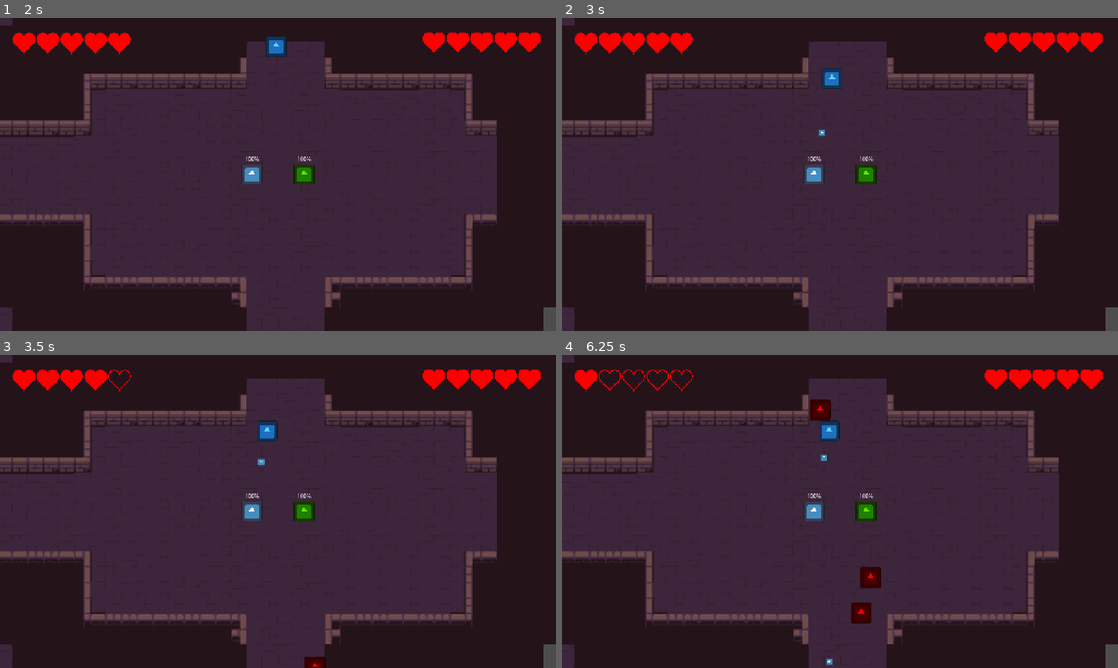
Above: before the commit, frames 1-4 (two rows, left to right).
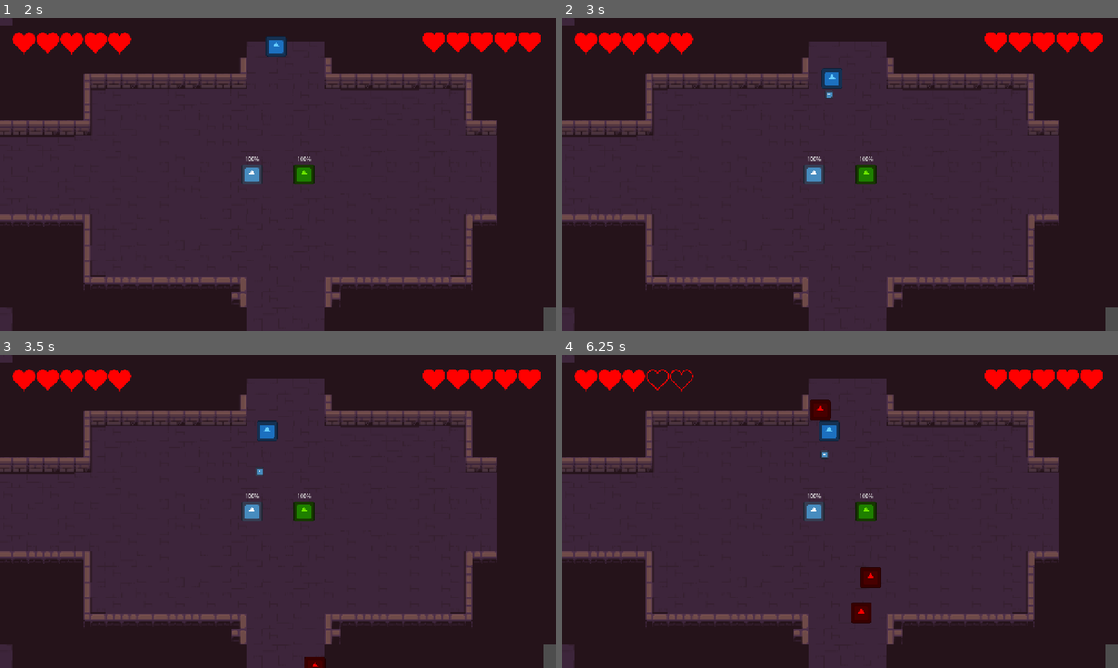
Above: after the commit, the same moments.

Repository: Herovero/CandlesOut
Game: Godot game, scene res://Scenes/main.tscn
Two runs of this game, one before a commit and one after it. Both use one fixed random seed, a clock stepped at 60 frames per second and the inputs below. The engine's default icon, where the game draws it, is replaced by a stand-in: a white triangle on a blue panel in a dark square.
Inputs:
- Up to frame 1 (2 s): tap Enter at 0.5 s; tap Space at 1.25 s
- Up to frame 2 (3 s): no input
- Up to frame 3 (3.5 s): no input
- Up to frame 4 (6.25 s): no input

Frame 1 is identical in both runs. In frame 2, less than 0.1% of the frame differs, in the area x 46-49%, y 23-38%; in frame 3, 0.2%; in frame 4, 0.4%, in the area x 6-49%, y 4-100%.

Commit message:
feat: improve ranged balancing, no move away

Diff:
--- a/Scripts/enemy_ranged.gd
+++ b/Scripts/enemy_ranged.gd
@@ -1,29 +1,35 @@
 extends "res://Scripts/enemy_test.gd"
 
+@export var ranged_max_hp: float = 3.0
 @export var projectile_scene: PackedScene = preload("res://Scenes/projectile.tscn")
-@export var shoot_interval: float = 1.0
+@export var shoot_interval: float = 1.6
 @export var projectile_speed: float = 250.0
 @export var projectile_damage: float = 1.0
 @export var muzzle_offset: float = 24.0
 @export var preferred_distance: float = 220.0
 @export var distance_tolerance: float = 32.0
+@export var shoot_range: float = 320.0
 
 var shoot_cooldown: float = 0.0
 var last_move_dir: Vector2 = Vector2.RIGHT
 
 
+func _ready() -> void:
+	max_hp = ranged_max_hp
+	hp = max_hp
+
+
 func _physics_process(delta: float) -> void:
 	var target = find_closest_player()
 	var direction = Vector2.ZERO
+	var target_distance: float = INF
 
 	if target:
 		var to_target = global_position.direction_to(target.global_position)
-		var distance = global_position.distance_to(target.global_position)
+		target_distance = global_position.distance_to(target.global_position)
 
-		if distance > preferred_distance + distance_tolerance:
+		if target_distance > preferred_distance + distance_tolerance:
 			direction = to_target
-		elif distance < preferred_distance - distance_tolerance:
-			direction = -to_target
 
 	if direction != Vector2.ZERO:
 		last_move_dir = direction
@@ -36,7 +42,7 @@
 	knockback_velocity *= 0.85
 
 	shoot_cooldown -= delta
-	if target and shoot_cooldown <= 0.0:
+	if target and target_distance <= shoot_range and shoot_cooldown <= 0.0:
 		shoot_projectile()
 		shoot_cooldown = shoot_interval
 
Not shown, changed: TEST.md
Not shown, added: docs/plan_boss.md
Not shown, added: docs/plan_ranged_balance.md
